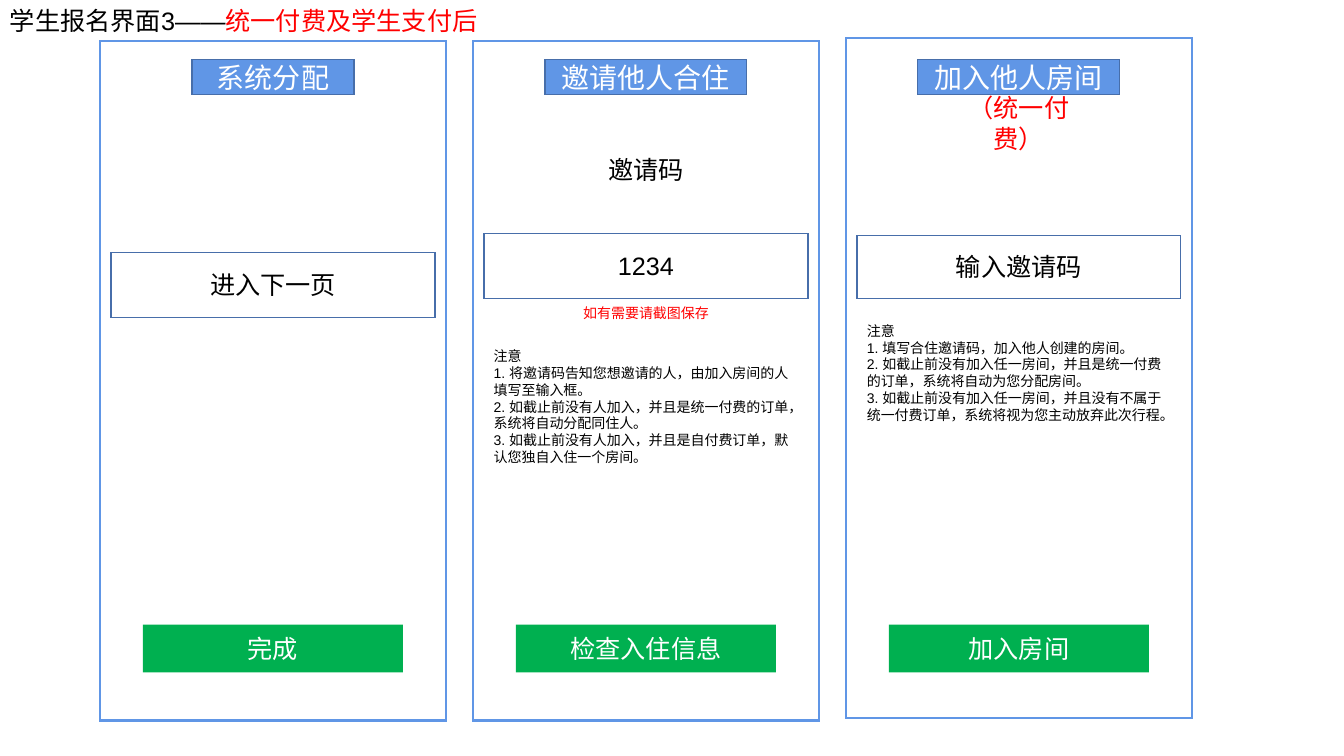
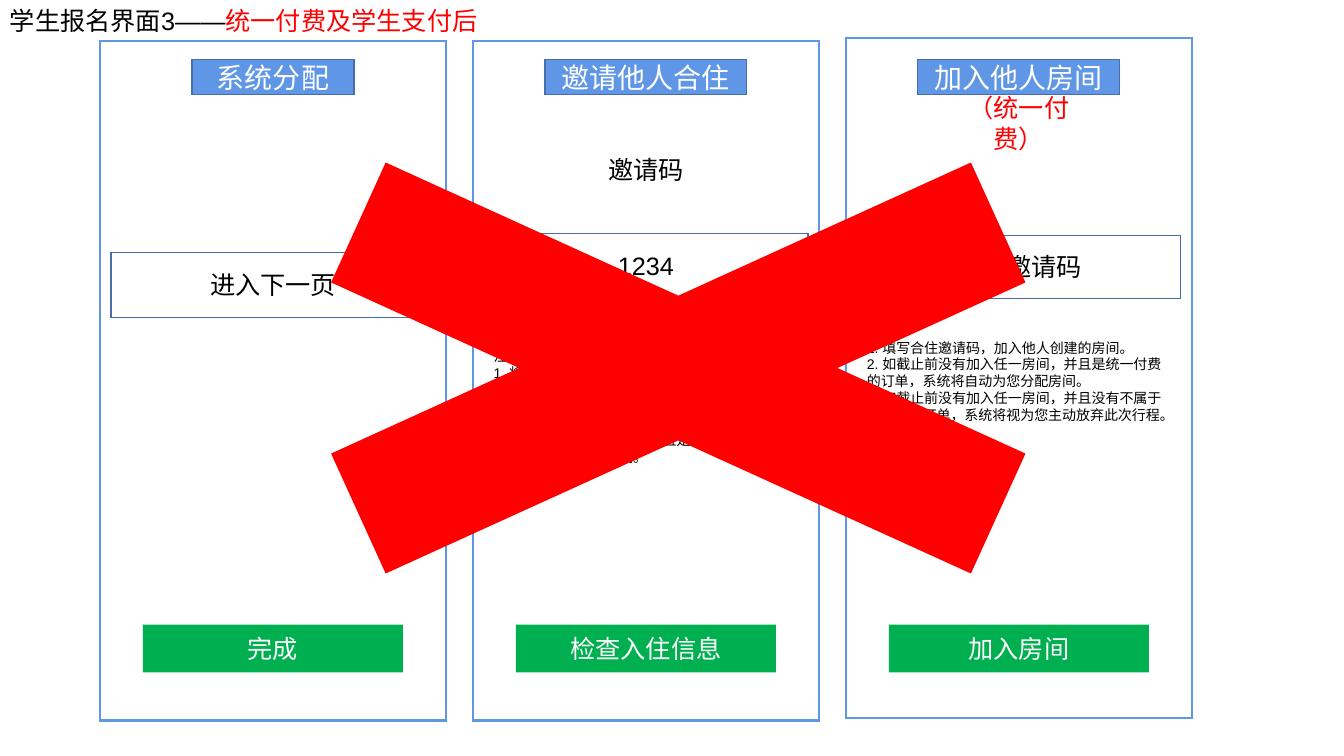
Before and after one commit to ISheenSomeOne/eTeam, a slide deck: slide 9 of 界面设计/eTeam界面—团队.pptx. Drawn at 1344x756 pixels with LibreOffice and Linux fonts; fonts in the diff are those of the drawing. Boxes give left, top, right and bottom in pixels: in the first picture for what was removed or moved away, otherwise in the second. Text is boxed around its words. In the diff, an @@ line names an element or a change of style, - is before the commit and + after.

```diff
--- a/界面设计/eTeam界面—团队.pptx
+++ b/界面设计/eTeam界面—团队.pptx
@@ cross added at bbox=[63, 88, 1295, 648], fill #FF0000 @@
@@ text removed at bbox=[583, 306, 709, 319] @@
-如有需要请截图保存
```
Also in this commit, not shown: 2 other slides changed.
